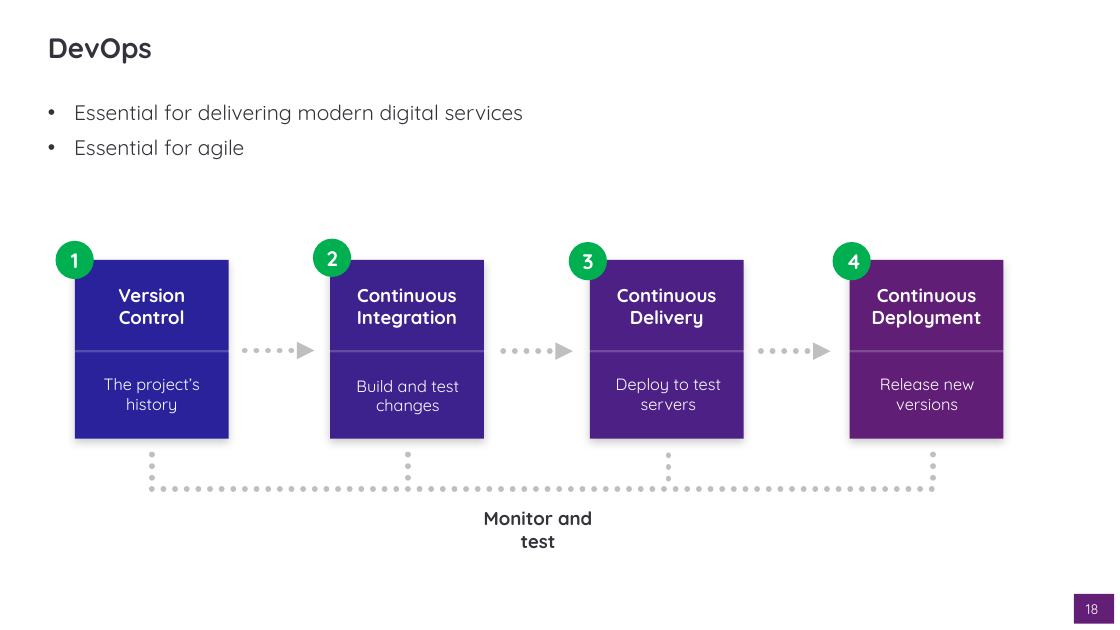
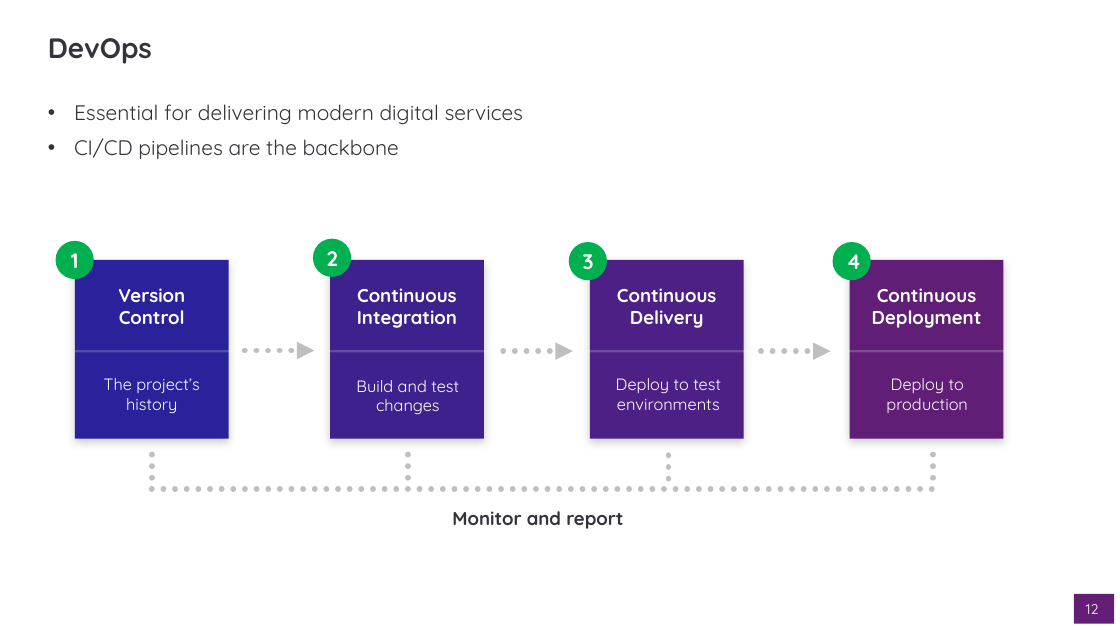
Before and after one commit to dto-btn/reading-material, a slide deck: slide 12 of presentations/dto-all-staff_2019-10-17.pptx (slide 18 before the commit). Drawn at 1120x630 pixels with LibreOffice and Linux fonts; fonts in the diff are those of the drawing; background and template pictures are left out. Boxes give left, top, right and bottom in pixels: in the first picture for what was removed or moved away, otherwise in the second. Text is boxed around its words. In the diff, an @@ line names an element or a change of style, - is before the commit and + after.

```diff
--- a/presentations/dto-all-staff_2019-10-17.pptx
+++ b/presentations/dto-all-staff_2019-10-17.pptx
@@ text at <box>74,138,399,159</box>: text changed @@
-• Essential for agile
+• CI/CD pipelines are the backbone
@@ text at <box>616,378,721,410</box>: text changed @@
-Deploy to test servers
+Deploy to test environments
@@ text at <box>886,378,968,413</box>: text changed @@
-Release new versions
+Deploy to production
@@ text at <box>452,511,623,529</box>: text changed @@
-Monitor and test
+Monitor and report
@@ page number at <box>1086,604,1099,614</box>: text changed @@
-18
+12
```
Also in this commit, not shown: 5 other slides changed, 6 slides added, 11 slides removed.
